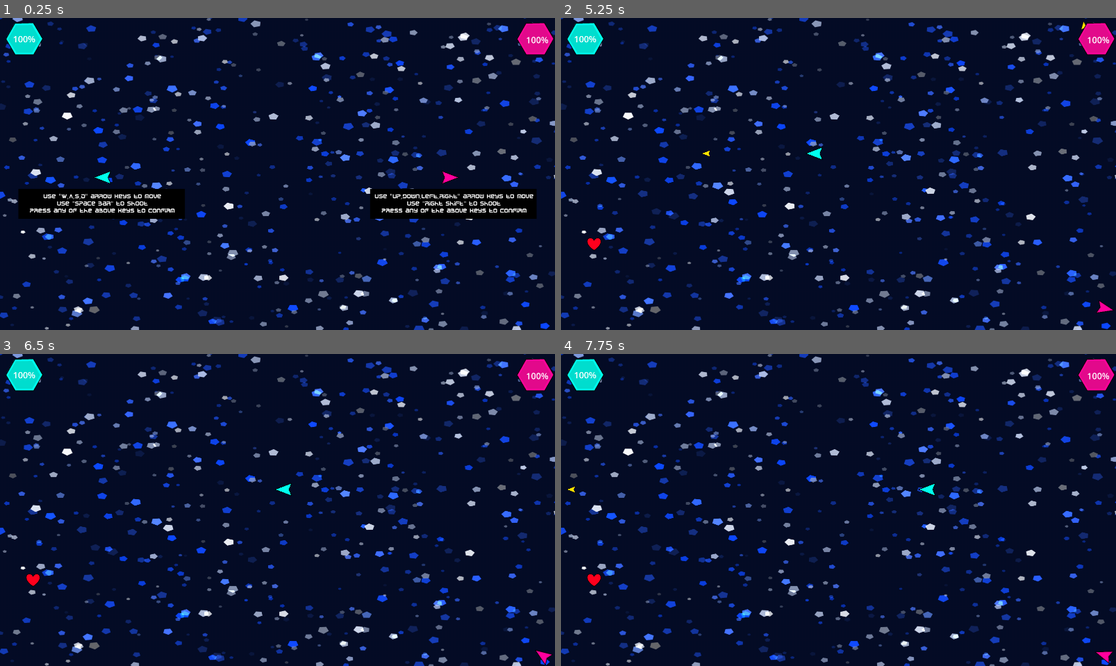
Above: before the commit, frames 1-4 (two rows, left to right).
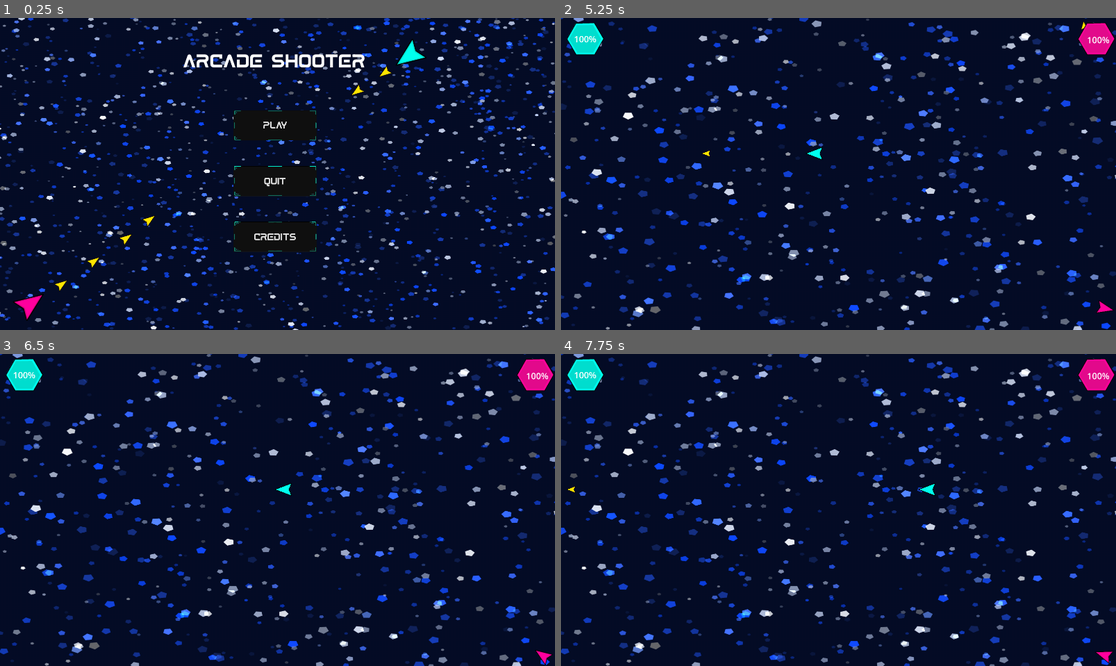
Above: after the commit, the same moments.

Repository: Jsadul/Retro-shooter
Game: Godot game, scene res://Scenes/main_menu.tscn
Two runs of this game, one before a commit and one after it. Both use one fixed random seed, a clock stepped at 60 frames per second and the inputs below. Before the commit the project starts from res://Scenes/game.tscn.
Inputs (mouse positions are in pixels of both pictures, inside the frame that each line leads up to):
- Up to frame 1 (0.25 s): no input
- Up to frame 2 (5.25 s): click (838, 124) at 0.5 s, where only the run after the commit has a clickable "PLAY"; tap Enter at 1.25, 4.25 s; hold Right (ui_right) 1.28-2.03 s; tap S (S) at 1.35, 2.3, 3.05, 3.6, 4.55 s; hold Down (ui_down) 2.03-2.78 s; tap A (A) at 2.1 s; tap Space (shoot) at 2.75, 5 s; hold Right (ui_right) 2.78-4.28 s; tap D (D) at 2.85 s; hold Left (ui_left) from 4.28 s (still down); tap Shift (Shoot_2) at 4.35 s; tap Up (T1) at 5.1 s
- Up to frame 3 (6.5 s): tap S (S) at 5.3, 6.05 s; release Left (ui_left) at 5.78 s; hold Down (ui_down) from 5.78 s (still down); tap W (T2) at 5.85 s
- Up to frame 4 (7.75 s): tap Enter at 6.5 s; release Down (ui_down) at 6.53 s; hold Right (ui_right) from 6.53 s (still down); tap Space (shoot) at 6.6 s; tap S (S) at 6.8, 7.35 s

The runs differ from the first frame. In frame 1, 22% of the frame differs, in the area x 0-100%, y 0-100%; in frame 2, less than 0.1%; in frame 3, less than 0.1%; in frame 4, less than 0.1%.

Commit message:
complete build
final build, no bugs found

Diff:
--- a/Scripts/heal_spawn.gd
+++ b/Scripts/heal_spawn.gd
@@ -2,7 +2,7 @@
 
 @export var heal_scene: PackedScene
 @export var map_size = Rect2(0, 0, 1920, 1080)
-@export var spawn_interval = 5
+@export var spawn_interval = 15
 
 func _ready():
 	var timer = Timer.new()
--- a/Scripts/player_1.gd
+++ b/Scripts/player_1.gd
@@ -8,14 +8,15 @@
 		shoot()
 	if Input.is_action_just_pressed("T1"):
 		$tutorial.hide()
-
+	if health < max_health:
+		$tutorial.hide()
 #common code
 @export var speed = 500
 @export var rotation_speed = 5
 @export var bullet : PackedScene
 @export var max_health = 100
 @export var health = 0
-@export var damage = 25
+@export var damage = 10
 @export var heal_value = 20
 var out_of_bounds = Vector2(3000,3000)
 var recoil_strength = 1200
--- a/Scripts/player_2.gd
+++ b/Scripts/player_2.gd
@@ -8,6 +8,8 @@
 		shoot()
 	if Input.is_action_just_pressed("T2"):
 		$tutorial.hide()
+	if health < max_health:
+		$tutorial.hide()
 
 #common code
 @export var speed = 500
@@ -15,7 +17,7 @@
 @export var bullet : PackedScene
 @export var max_health = 100
 @export var health = 0
-@export var damage = 25
+@export var damage = 10
 @export var heal_value = 20
 var out_of_bounds = Vector2(3000,3000)
 var recoil_strength = 1200
@@ -36,7 +38,6 @@
 	var b = bullet.instantiate()
 	owner.add_child(b)
 	b.transform = $Muzzle.global_transform
-
 	recoil_velocity -= transform.x * recoil_strength
 
 signal hit(bullet)
--- a/default_bus_layout.tres
+++ b/default_bus_layout.tres
@@ -1,4 +1,3 @@
 [gd_resource type="AudioBusLayout" format=3 uid="uid://wxw6p44lfly7"]
 
 [resource]
-bus/0/volume_db = 6.0199986
--- a/project.godot
+++ b/project.godot
@@ -11,7 +11,7 @@
 [application]
 
 config/name="Arcade shooter"
-run/main_scene="uid://b1tian5thiqg1"
+run/main_scene="uid://cy51cud6xsxiv"
 config/features=PackedStringArray("4.7", "Forward Plus")
 config/icon="res://icon.svg"
 
